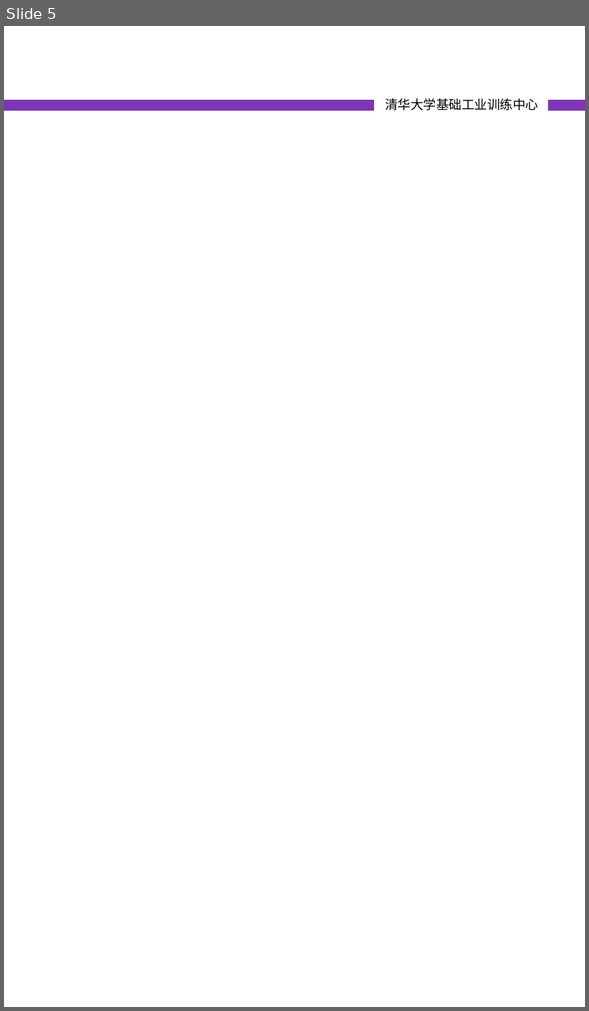
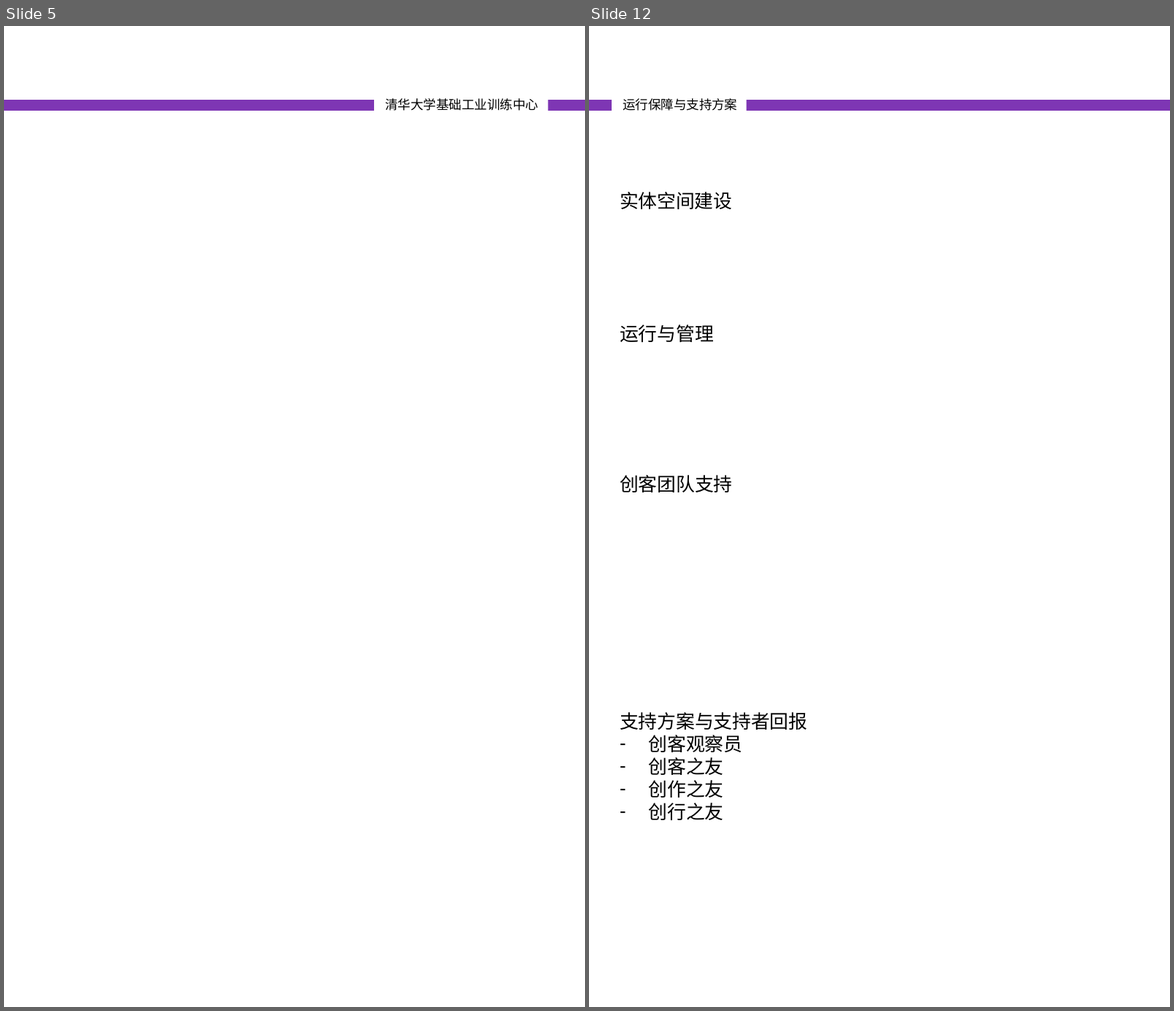
Before and after one commit to woodyme/i.center_my_workzone, a slide deck: 训练中心创客交叉融合空间建设/doc/创客交叉融合空间宣传册.pptx. Shown side by side, each under a label of ours: slide 5 before the commit, slides 5 and 12 after it; the slides between them are not shown. The pictures are 589x1011 and 1174x1011 pixels, drawn with LibreOffice and Linux fonts; fonts in the diff are those of the drawing. Boxes give left, top, right and bottom in pixels: in the first picture for what was removed or moved away, otherwise in the second. Text is boxed around its words. In the diff, an @@ line names an element or a change of style, - is before the commit and + after.

Commit message:
update 交叉融合空间宣传册

```diff
--- a/训练中心创客交叉融合空间建设/doc/创客交叉融合空间宣传册.pptx
+++ b/训练中心创客交叉融合空间建设/doc/创客交叉融合空间宣传册.pptx
@@ slide 12 added at [589, 26, 1170, 1007], background #FFFFFF; not listed: 1 template element that a slide beside it also shows @@
@@ text added at [623, 98, 737, 111], 10 pt, text #000000 @@
+运行保障与支持方案
@@ text added at [620, 192, 732, 209], 14.6 pt, text #000000 @@
+实体空间建设
@@ text added at [620, 325, 714, 342], 14.6 pt, text #000000 @@
+运行与管理
@@ text added at [620, 475, 732, 492], 14.6 pt, text #000000 @@
+创客团队支持
@@ text added at [620, 712, 807, 820], 14.6 pt, text #000000 @@
+支持方案与支持者回报
+– 创客观察员
+– 创客之友
+– 创作之友
+– 创行之友
```
Also in this commit, not shown: 5 slides changed, 7 other slides added, 3 slides removed, 1 other file.
